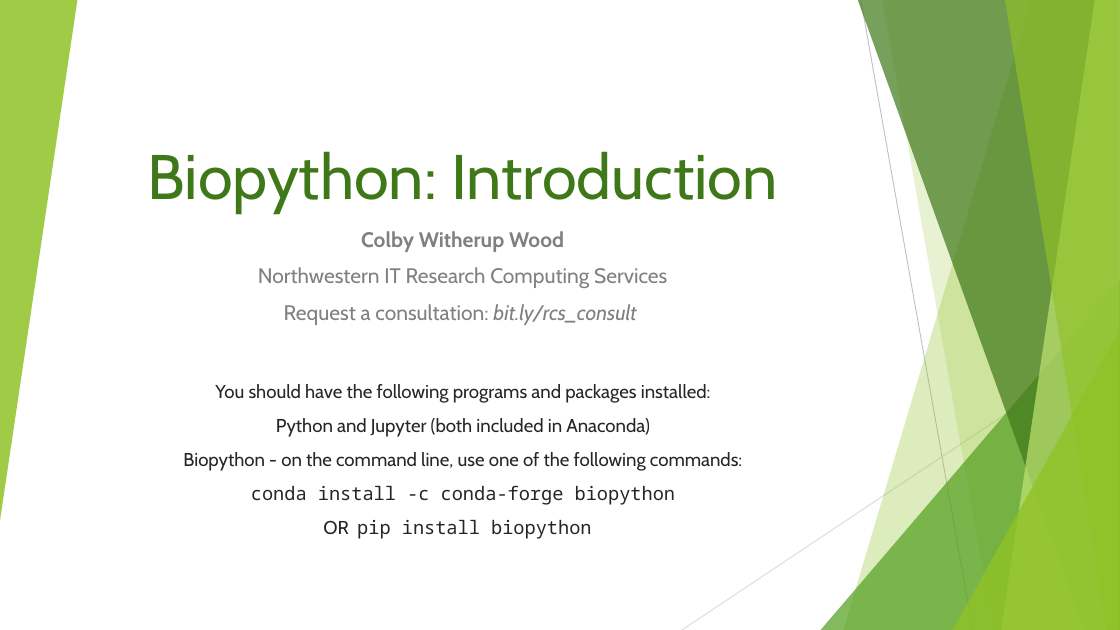
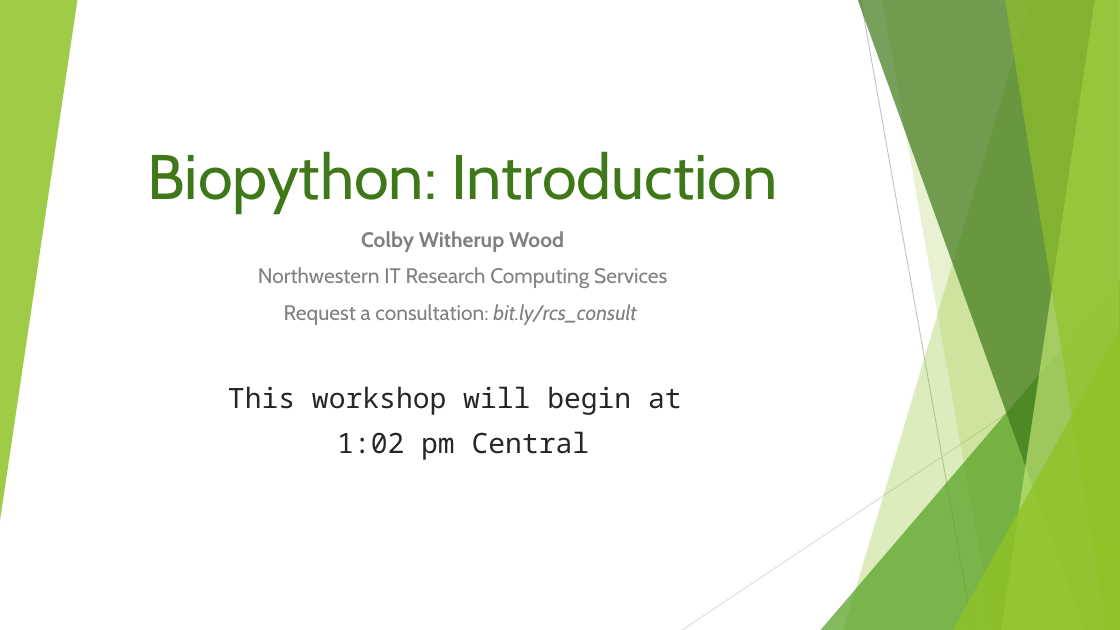
Before and after one commit to aGitHasNoName/Biopython, a slide deck: slide 1 of slides.pptx. Drawn at 1120x630 pixels with LibreOffice and Linux fonts; fonts in the diff are those of the drawing. Boxes give left, top, right and bottom in pixels: in the first picture for what was removed or moved away, otherwise in the second. Text is boxed around its words. In the diff, an @@ line names an element or a change of style, - is before the commit and + after.

```diff
--- a/slides.pptx
+++ b/slides.pptx
@@ text at [228,386,682,460]: text changed; size 16 to 24 pt; font Cabin to Noto Sans Mono @@
-You should have the following programs and packages installed:
-Python and Jupyter (both included in Anaconda)
-Biopython - on the command line, use one of the following commands:
-conda install -c conda-forge biopython
-OR pip install biopython
+This workshop will begin at
+1:02 pm Central
```
Also in this commit, not shown: 4 other slides changed, 1 slide added, 2 other files.
